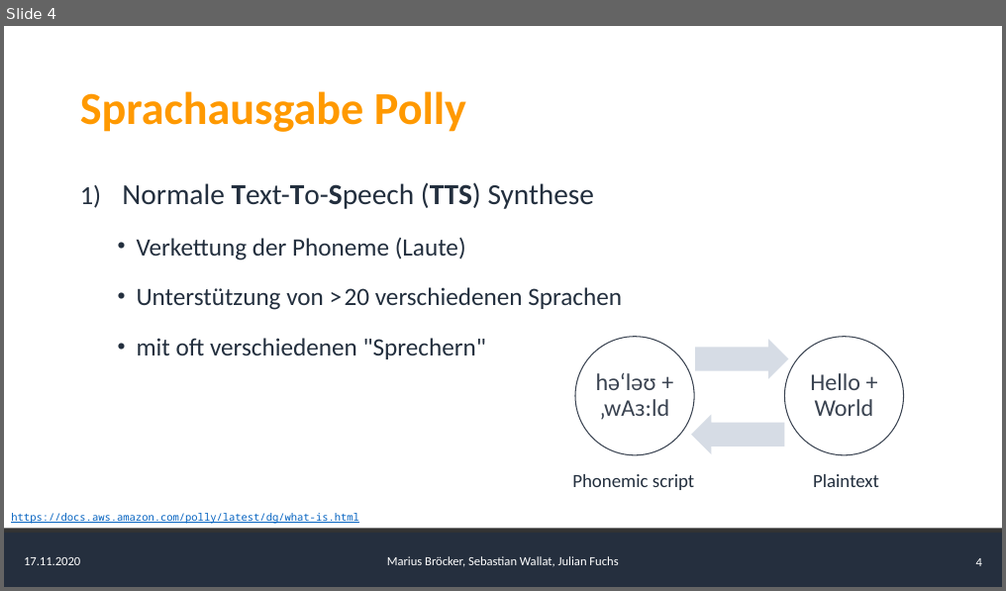
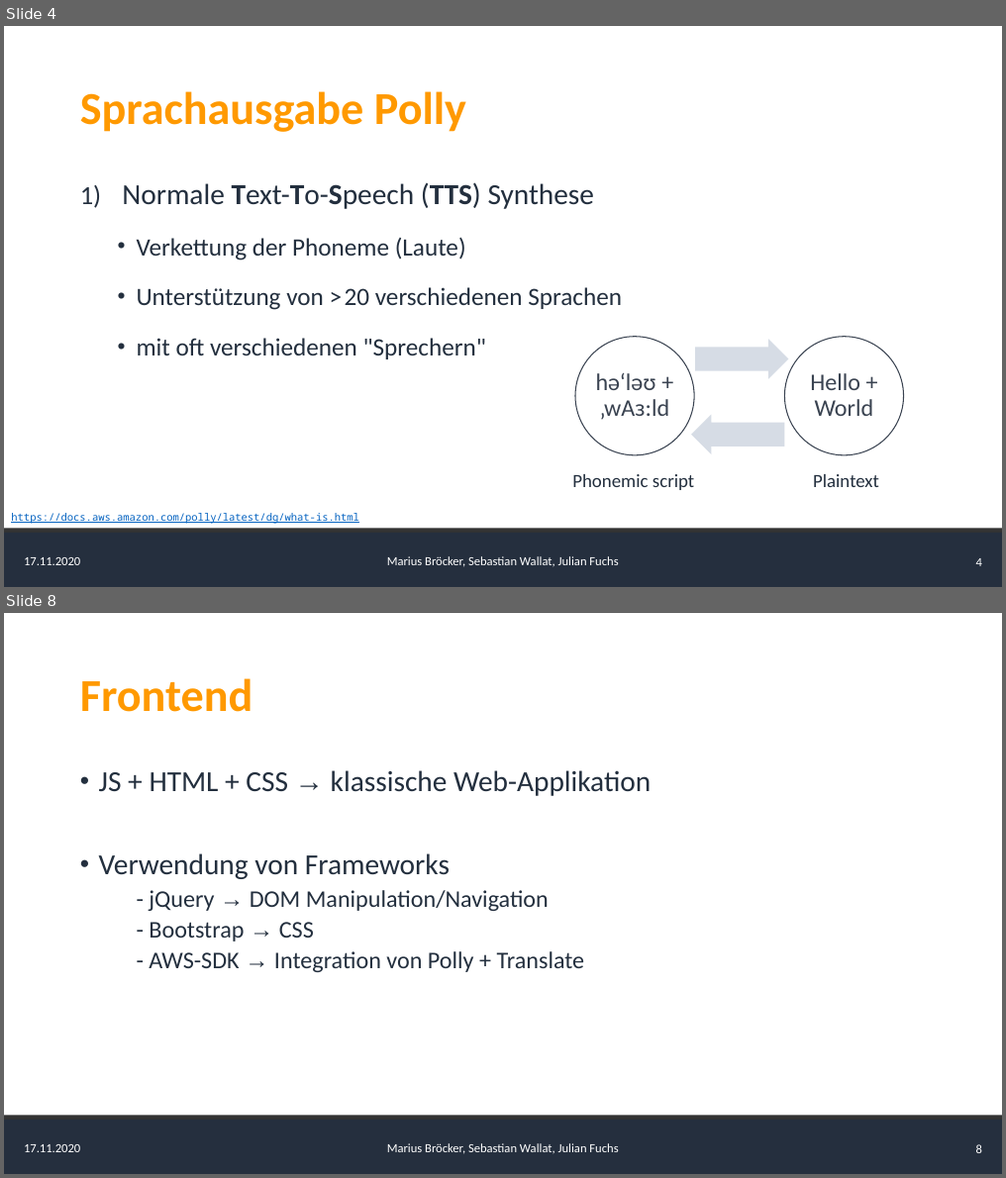
Before and after one commit to AlgorithmicEntropy/AWS_Translate_Polly, a slide deck: presentation/Presentation.pptx. Shown one above the other, each under a label of ours: slide 4 before the commit, slides 4 and 8 after it; the slides between them are not shown. The pictures are 1006x591 and 1006x1178 pixels, drawn with LibreOffice and Linux fonts; fonts in the diff are those of the drawing. Boxes give left, top, right and bottom in pixels: in the first picture for what was removed or moved away, otherwise in the second. Text is boxed around its words. In the diff, an @@ line names an element or a change of style, - is before the commit and + after.

```diff
--- a/presentation/Presentation.pptx
+++ b/presentation/Presentation.pptx
@@ slide 8 added at (x1=4, y1=613, x2=1002, y2=1174), background #FFFFFF; not listed: 5 template elements that a slide beside it also shows @@
@@ title added at (x1=80, y1=678, x2=252, y2=712), 44 pt, text #FF9900, bold @@
+Frontend
@@ text added at (x1=99, y1=770, x2=650, y2=972), 23 pt, text #232F3E @@
+• JS + HTML + CSS → klassische Web-Applikation
+• Verwendung von Frameworks
+    - jQuery → DOM Manipulation/Navigation
+    - Bootstrap → CSS
+    - AWS-SDK → Integration von Polly + Translate
```
Also in this commit, not shown: 2 slides changed, 3 other slides added.
